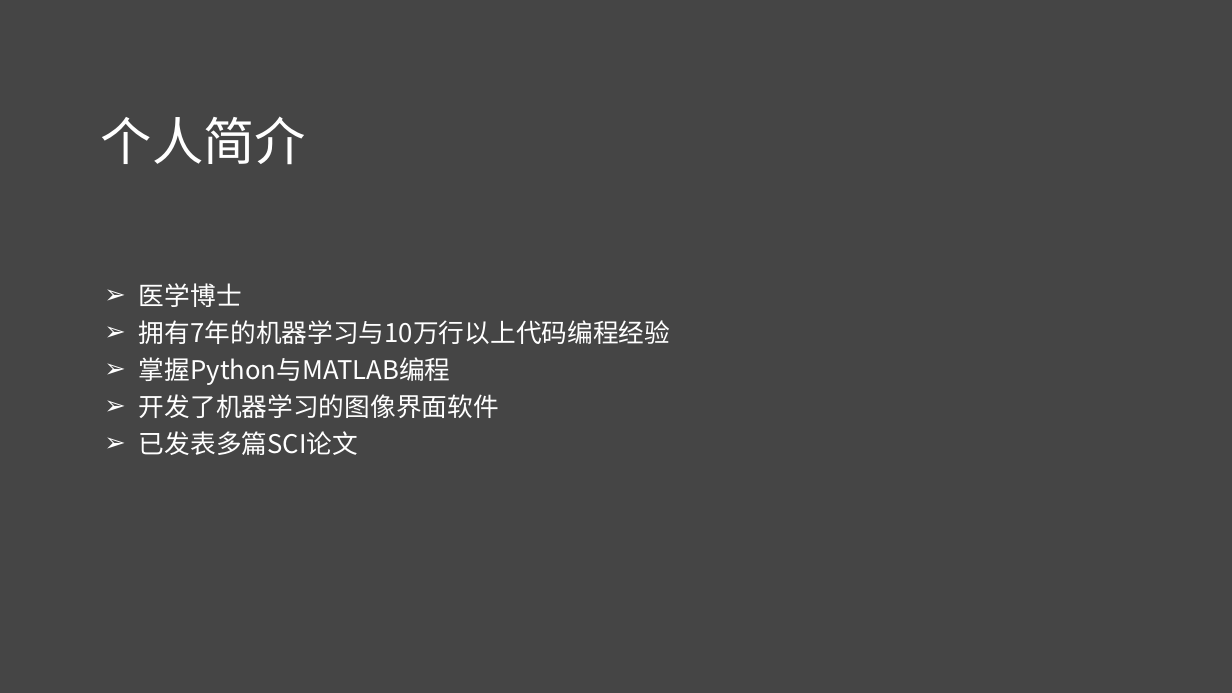
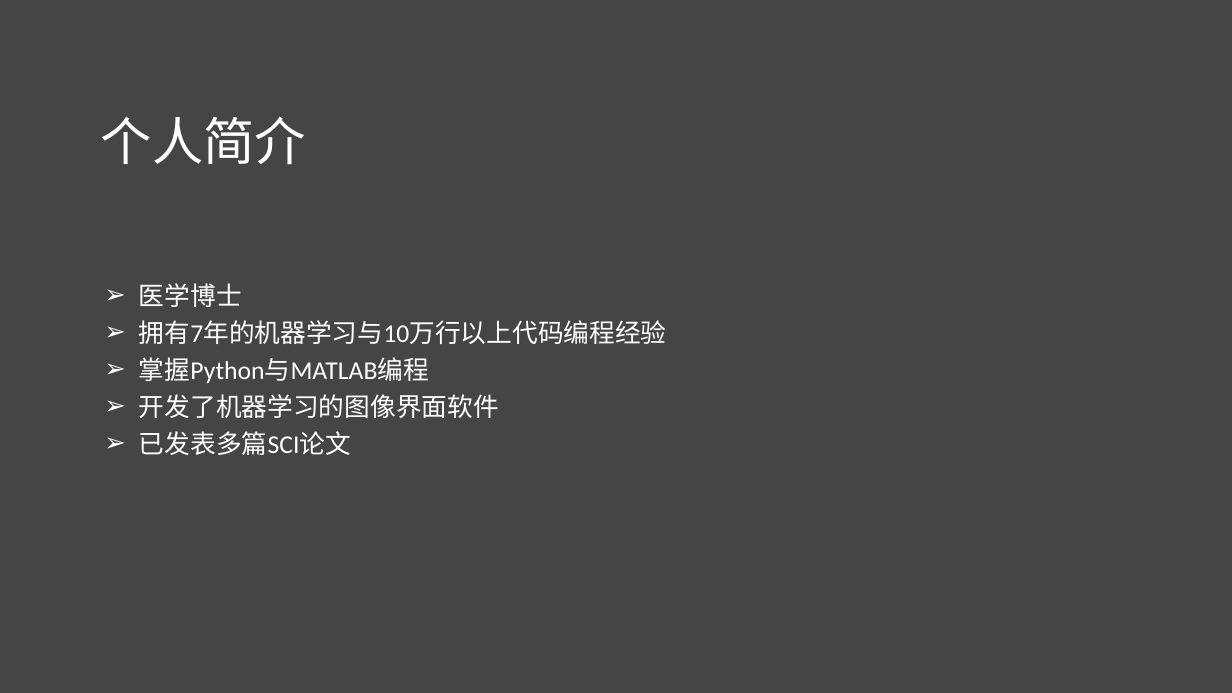
Before and after one commit to lichao312214129/lc_rsfmri_tools_python, a slide deck: slide 2 of 第一届机器学习培训班/第一届机器学习实战班.pptx. Drawn at 1232x693 pixels with LibreOffice and Linux fonts; fonts in the diff are those of the drawing. Boxes give left, top, right and bottom in pixels: in the first picture for what was removed or moved away, otherwise in the second. Text is boxed around its words. In the diff, an @@ line names an element or a change of style, - is before the commit and + after.

```diff
--- a/第一届机器学习培训班/第一届机器学习实战班.pptx
+++ b/第一届机器学习培训班/第一届机器学习实战班.pptx
@@ text "医学博士" at box(139, 283, 667, 455): font Noto Sans CJK SC to Calibri @@
```
Also in this commit, not shown: 6 other slides changed, 12 slides added, 1 slide removed, 1 other file.
